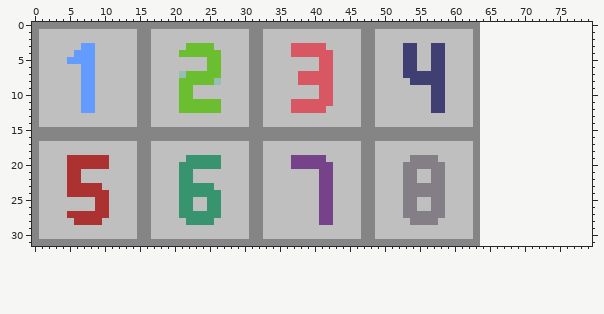
File history of a pixel-art file, src/assets/minesweeper-all.aseprite. Above: the version before the commit.
64x32 pixels, 1 frame. The old version is drawn lined up with the new one, on the new canvas.
After the commit:
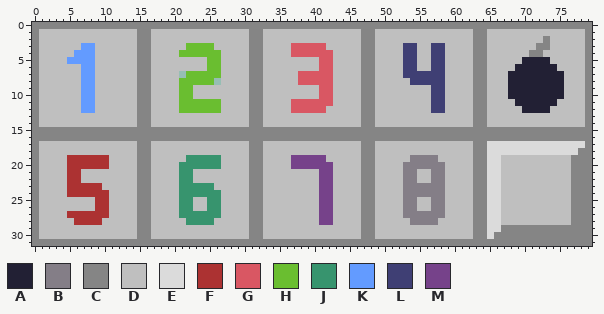
Palette (. is transparent): A #222034  B #847e87  C #858585  D #bfbfbf  E #dbdbdb  F #ac3232  G #d95763  H #6abe30  J #37946e  K #639bff  L #3f3f74  M #76428a
The author wrote: added remaining misc cell assets for minesweeper
Diff:
canvas 64x32 -> 80x32
y 0: x 64..79 ................ -> CCCCCCCCCCCCCCCC
y 1: x 64..79 ................ -> CDDDDDDDDDDDDDDC
y 2: x 64..79 ................ -> CDDDDDDDDCDDDDDC
y 3: x 64..79 ................ -> CDDDDDDDCCDDDDDC
y 4: x 64..79 ................ -> CDDDDDDCCDDDDDDC
y 5: x 64..79 ................ -> CDDDDDAAAADDDDDC
y 6: x 64..79 ................ -> CDDDDAAAAAADDDDC
y 7..10: x 64..79 ................ -> CDDDAAAAAAAADDDC
y 11: x 64..79 ................ -> CDDDDAAAAAADDDDC
y 12: x 64..79 ................ -> CDDDDDAAAADDDDDC
y 13..14: x 64..79 ................ -> CDDDDDDDDDDDDDDC
y 15..16: x 64..79 ................ -> CCCCCCCCCCCCCCCC
y 17: x 64..79 ................ -> CEEEEEEEEEEEEEEC
y 18: x 64..79 ................ -> CEEEEEEEEEEEEECC
y 19..28: x 64..79 ................ -> CEEDDDDDDDDDDCCC
y 29: x 64..79 ................ -> CEECCCCCCCCCCCCC
y 30: x 64..79 ................ -> CECCCCCCCCCCCCCC
y 31: x 64..79 ................ -> CCCCCCCCCCCCCCCC
Boxes around the changes in both pictures, in picture pixels (x1, y1, x2, y2):
added: (480, 22, 592, 246)
